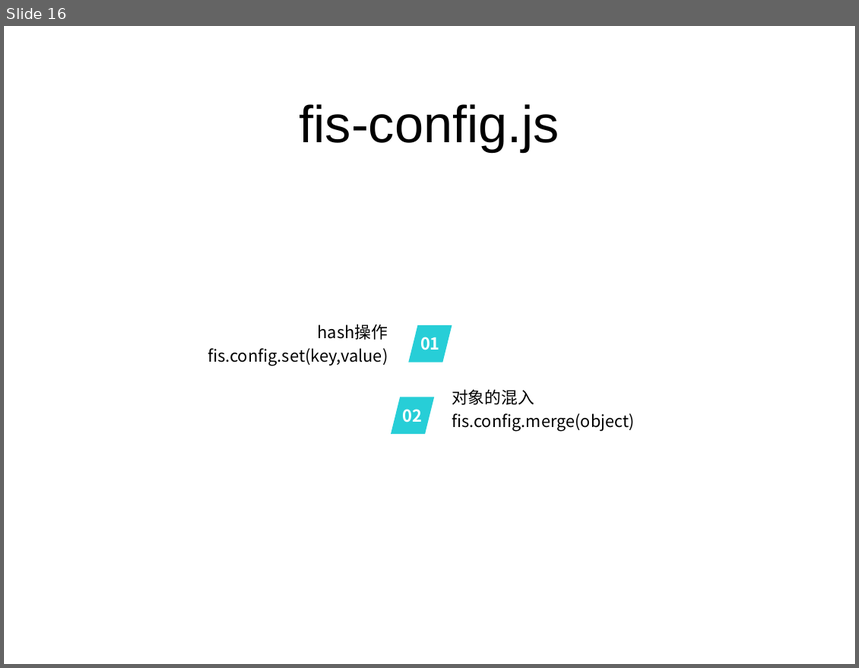
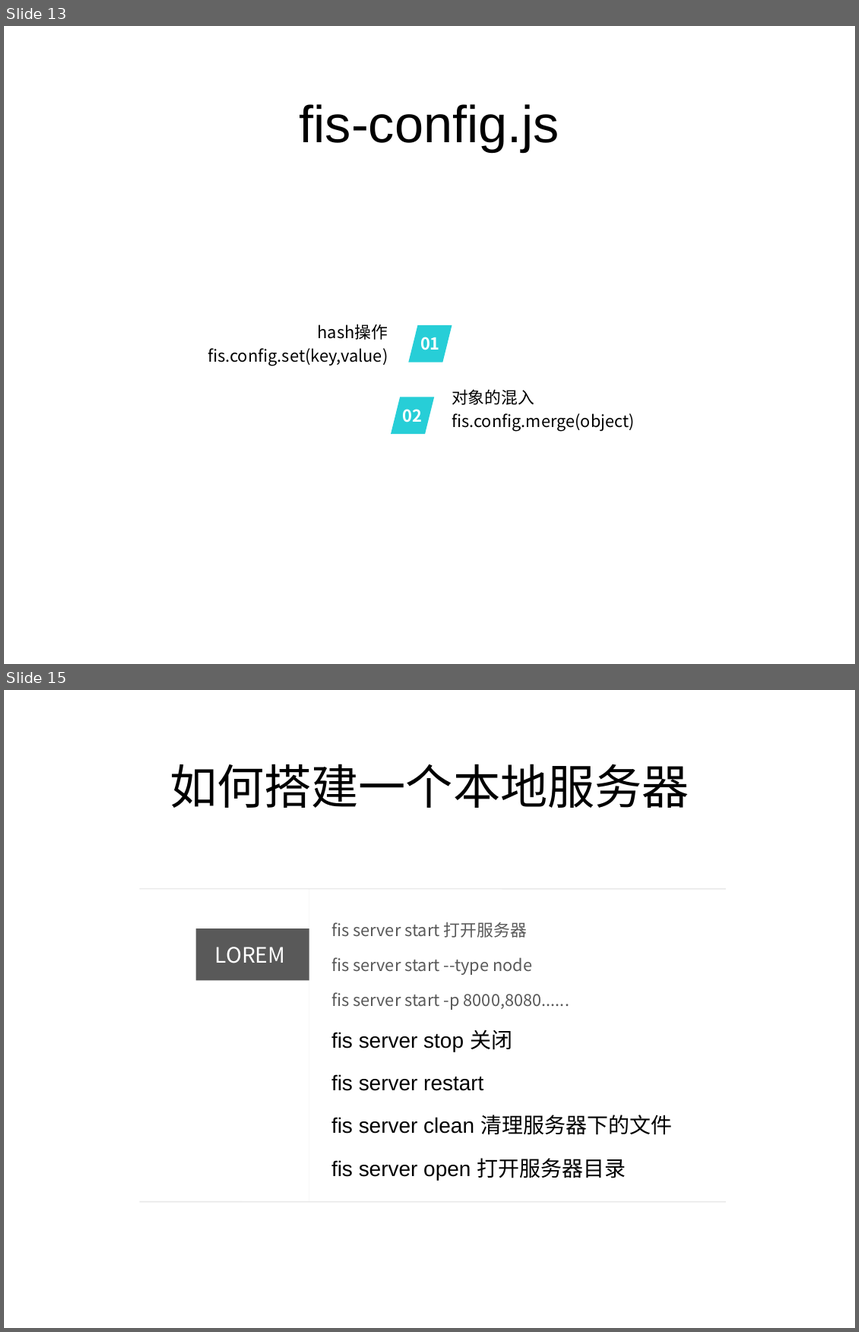
Before and after one commit to somenotes/fis, a slide deck: fis学习.ppt. Shown one above the other, each under a label of ours: slide 16 before the commit, slides 13 and 15 after it; the slides between them are not shown. The pictures are 859x668 and 859x1332 pixels, drawn with LibreOffice and Linux fonts; fonts in the diff are those of the drawing. Boxes give left, top, right and bottom in pixels: in the first picture for what was removed or moved away, otherwise in the second. Text is boxed around its words. In the diff, an @@ line names an element or a change of style, - is before the commit and + after.

```diff
--- a/fis学习.ppt
+++ b/fis学习.ppt
@@ slide 15 added at [4, 690, 855, 1328], background #FFFFFF @@
@@ title added at [170, 764, 690, 808], 40 pt, text #000000 @@
+如何搭建一个本地服务器
@@ line added from (139, 889) to (726, 889), #EAEAEA 0.99 pt @@
@@ line added from (310, 889) to (310, 1201), #EAEAEA 0.26 pt @@
@@ rectangle added at [196, 929, 310, 981], fill #595959, 18 pt, text #FFFFFF @@
+LOREM
@@ text added at [332, 922, 672, 1180], 14 pt, text #595959 @@
+fis server start 打开服务器
+fis server start --type node
+fis server start -p 8000,8080......
+fis server stop 关闭
+fis server restart
+fis server clean 清理服务器下的文件
+fis server open 打开服务器目录
@@ line added from (139, 1202) to (726, 1202), #EAEAEA 0.99 pt @@
@@ what was slide 16 is now slide 13 @@
```
Also in this commit, not shown: 9 slides changed, 5 other slides added, 1 slide removed, 1 other file.
